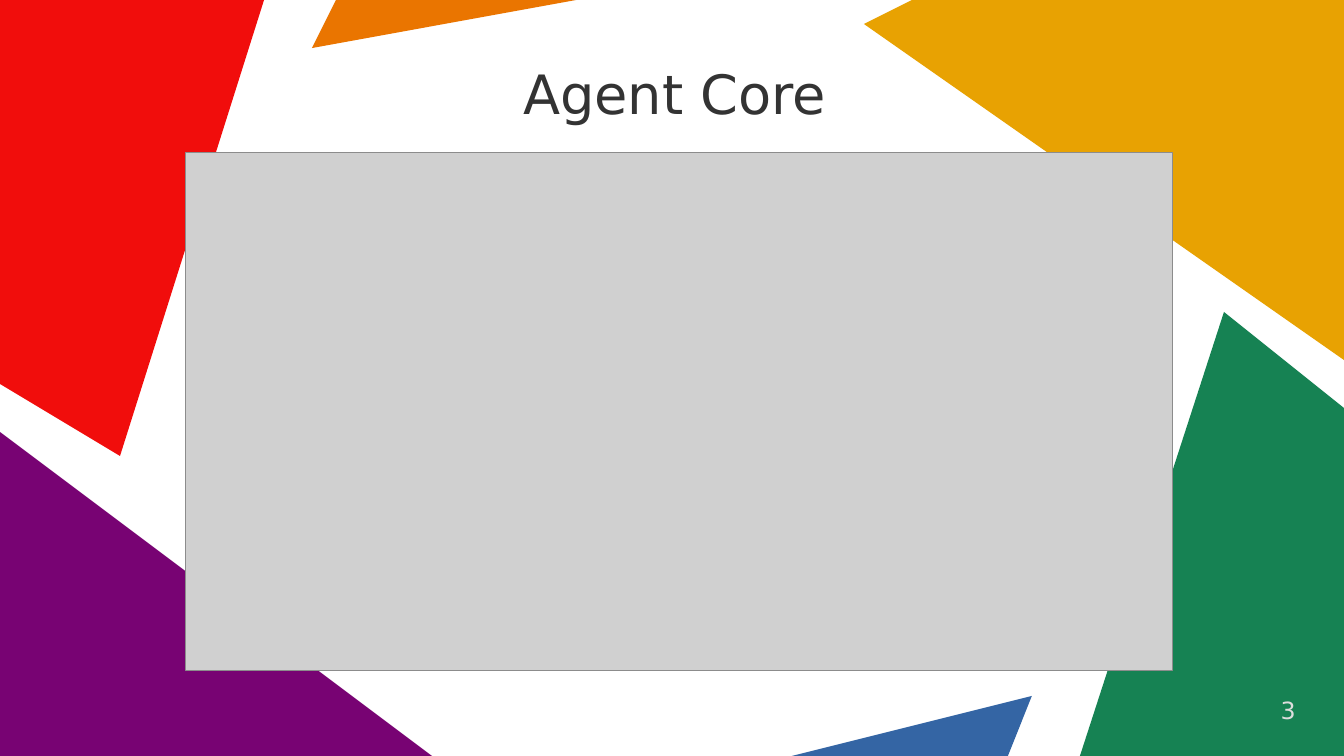
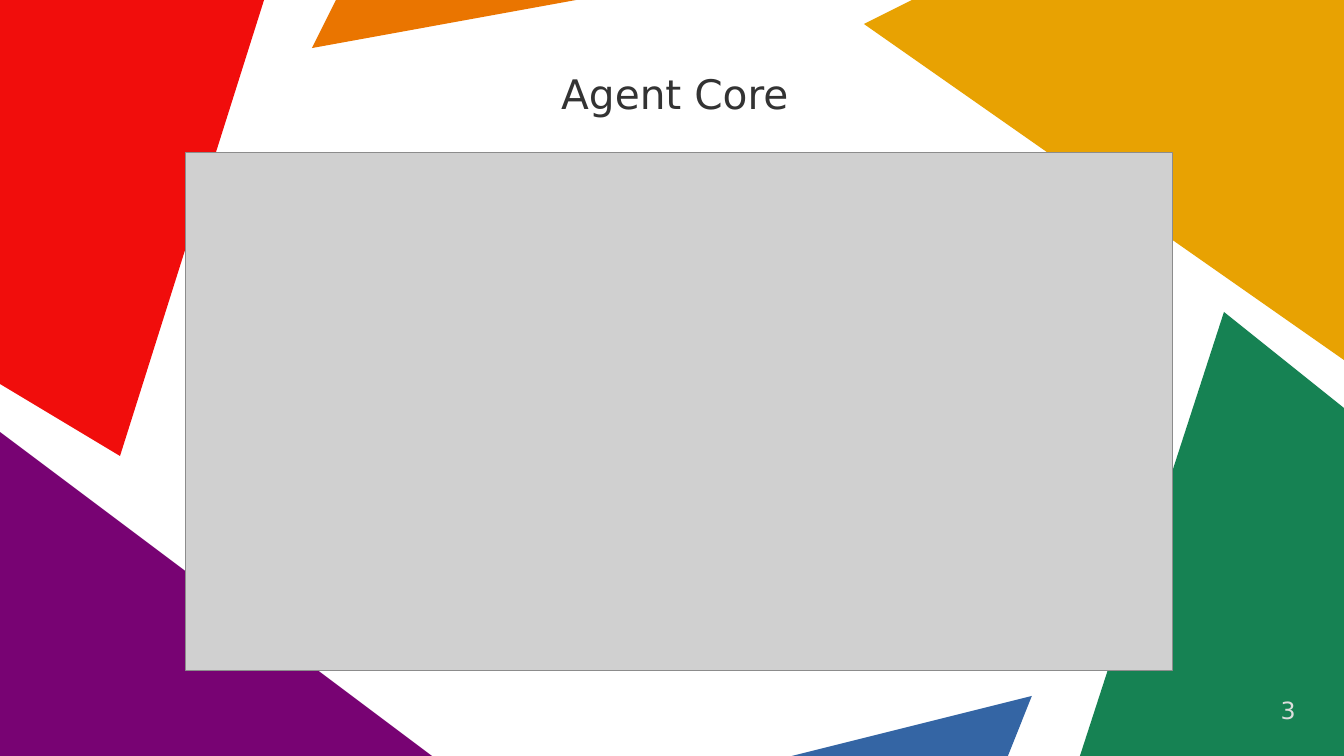
Before and after one commit to sirUnchained/MHS-Intern-projects, a slide deck: slide 3 of week-2/QA-agent/agent-full/presentation.odp. Drawn at 1344x756 pixels with LibreOffice and Linux fonts; fonts in the diff are those of the drawing; grey boxes stand for pictures. Boxes give left, top, right and bottom in pixels: in the first picture for what was removed or moved away, otherwise in the second. Text is boxed around its words. In the diff, an @@ line names an element or a change of style, - is before the commit and + after.

```diff
--- a/week-2/QA-agent/agent-full/presentation.odp
+++ b/week-2/QA-agent/agent-full/presentation.odp
@@ title "Agent Core" at bbox=[561, 79, 788, 118]: size 32 to 24 pt @@
```
Also in this commit, not shown: 1 other slide changed, 1 slide added, 1 slide removed, 5 other files.
